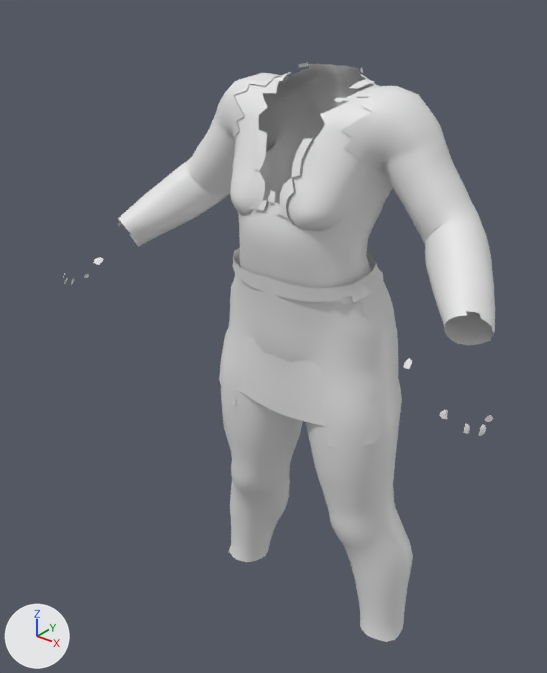
Before and after pictures for a commit that changed the glTF model app/assets/humans/male/tutory_gi.glb.
Before and after are seen from a 50 mm camera at (0.889, -1.278, 1.608) aimed at (-0.043, -0.113, 0.885). Lighting does not change. The marker at lower left points along +X, +Y and +Z. The first picture is the older version. Vertices at exactly the same position are counted once.

Names of what the first picture shows: 'part_tutory_gi'.
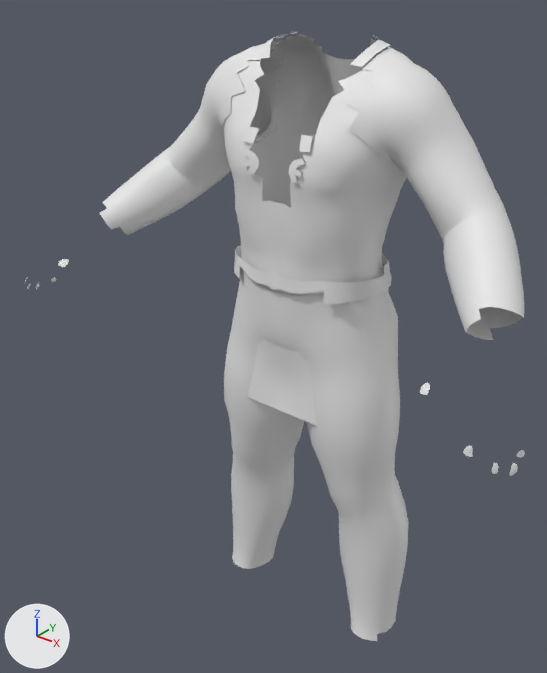
Commit message: Avatares: peças TUTORY encaixadas no corpo real e gola careca

The edits, one by one:
me_tutory_gi is used by ob_part_tutory_gi; location (0.0, 0.0, 0.0).
me_tutory_gi had 4122 vertices, 7420 faces and spanned x -0.516..0.516, y -0.336..0.129, z 0.109..1.439.
me_tutory_gi now has 3842 vertices, 6896 faces and spans x -0.59..0.59, y -0.391..0.125, z 0.105..1.497.
me_tutory_gi part 1: the loose piece of 18 vertices spanning x 0.464..0.474, y -0.336..-0.325, z 0.981..0.995 is moved by (0.068, -0.054, -0.01).
me_tutory_gi part 2: the loose piece of 18 vertices spanning x 0.495..0.501, y -0.314..-0.301, z 0.955..0.97 is scaled about its middle by (1.09, 1.11, 1.1), then moved by (0.072, -0.051, -0.014).
me_tutory_gi part 3: the loose piece of 18 vertices spanning x 0.51..0.516, y -0.286..-0.27, z 0.942..0.959 is moved by (0.073, -0.047, -0.015).
me_tutory_gi part 4: the loose piece of 18 vertices spanning x 0.503..0.51, y -0.251..-0.232, z 0.946..0.959 is moved by (0.073, -0.042, -0.014).
me_tutory_gi part 5: the loose piece of 1254 vertices spanning x -0.187..0.187, y -0.182..0.112, z 0.911..1.436 is rebuilt with 1251 vertices and now spans x -0.196..0.196, y -0.166..0.12, z 0.909..1.491.
me_tutory_gi part 6: the loose piece of 1042 vertices spanning x -0.272..0.272, y -0.179..0.129, z 0.109..1.053 is rebuilt with 964 vertices and now spans x -0.256..0.256, y -0.159..0.125, z 0.105..1.049.
me_tutory_gi part 7: the loose piece of 572 vertices spanning x -0.466..-0.106, y -0.201..0.068, z 1.022..1.415 is rebuilt with 502 vertices and now spans x -0.51..-0.117, y -0.221..0.078, z 1.043..1.478.
me_tutory_gi part 8: the loose piece of 572 vertices spanning x 0.106..0.466, y -0.201..0.068, z 1.022..1.415 is rebuilt with 502 vertices and now spans x 0.117..0.51, y -0.221..0.078, z 1.043..1.478.
me_tutory_gi part 9: the loose piece of 256 vertices spanning x -0.227..0.227, y -0.162..0.122, z 0.689..0.983 is rebuilt with 252 vertices and now spans x -0.219..0.219, y -0.156..0.114, z 0.724..0.969.
me_tutory_gi part 10: the loose piece of 158 vertices spanning x -0.172..0.172, y -0.182..0.066, z 1.015..1.07 is rebuilt with 133 vertices and now spans x -0.175..0.175, y -0.169..0.098, z 1.013..1.071.
me_tutory_gi part 11: a new loose piece of 17 vertices spanning x -0.135..-0.087, y -0.063..0.028, z 1.449..1.497.
me_tutory_gi part 12: a new loose piece of 17 vertices spanning x 0.087..0.135, y -0.063..0.028, z 1.449..1.497.
me_tutory_gi part 13: 8 loose pieces with 60 vertices, spanning x -0.391..0.391, y -0.307..0.027, z 1.029..1.439, are deleted.
me_tutory_gi part 14: 64 vertices removed from x -0.066..0.066, y -0.183..-0.132, z 1.186..1.329; 36 vertices added at x -0.081..0.081, y -0.172..-0.148, z 1.251..1.336.
me_tutory_gi part 15: 12 vertices added at x -0.449..-0.432, y -0.357..-0.336, z 1.024..1.038.
me_tutory_gi part 16: 12 vertices added at x 0.432..0.449, y -0.357..-0.336, z 1.024..1.038.
Other edits to the shape of me_tutory_gi do not show in these pictures.

Boxes [x1, y1, x2, y2] around the edits, measured in the pictures (547 x 673 px; the box of a moved part takes in the faces that stretch with it):
'part_tutory_gi', reshaped (16% wider): before [63, 62, 495, 642]; after [25, 31, 525, 641]
part 1 of me_tutory_gi, moved or reshaped: before [440, 410, 448, 419]; after [463, 445, 473, 457]
part 2 of me_tutory_gi, moved or reshaped: before [463, 424, 470, 434]; after [492, 463, 499, 474]
part 3 of me_tutory_gi, moved or reshaped: before [478, 425, 486, 436]; after [509, 463, 518, 476]
part 4 of me_tutory_gi, moved or reshaped: before [485, 415, 493, 422]; after [517, 450, 525, 458]
part 5 of me_tutory_gi, rebuilt (12% wider, 16% taller): before [230, 64, 393, 289]; after [224, 34, 407, 296]
part 6 of me_tutory_gi, rebuilt: before [220, 253, 413, 642]; after [224, 267, 409, 641]
part 7 of me_tutory_gi, rebuilt (12% taller): before [117, 73, 293, 247]; after [100, 40, 284, 235]
part 8 of me_tutory_gi, rebuilt (15% wider, 13% taller): before [341, 86, 495, 345]; after [347, 47, 525, 340]
part 9 of me_tutory_gi, rebuilt: before [219, 328, 399, 447]; after [247, 338, 318, 426]
part 10 of me_tutory_gi, rebuilt (9% taller): before [232, 247, 383, 302]; after [234, 245, 392, 305]
part 11 of me_tutory_gi, added: after [260, 31, 298, 58]
part 12 of me_tutory_gi, added: after [351, 36, 390, 67]
part 13 of me_tutory_gi, deleted: before [94, 62, 412, 369]
part 14 of me_tutory_gi, moved or reshaped: before [249, 130, 313, 218]; after [242, 127, 313, 183]
part 15 of me_tutory_gi, added: after [58, 259, 69, 267]
part 16 of me_tutory_gi, added: after [420, 382, 430, 395]
